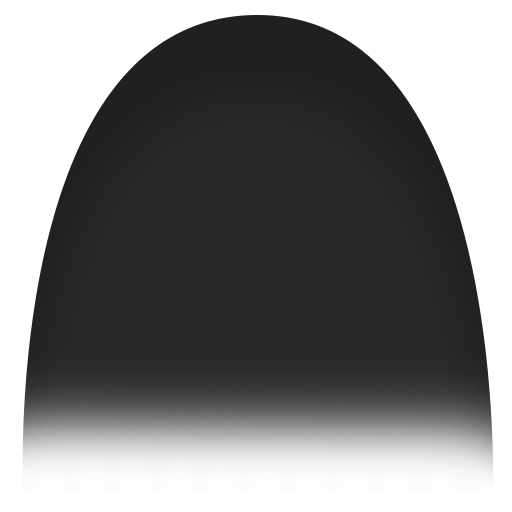
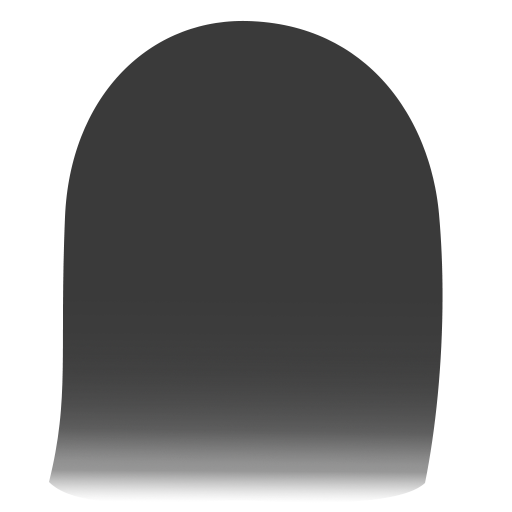
Layered file, before and after one edit (512×512). Changes by layer:
removed layer "Layer 1" over <box>22,15,494,493</box>
added layer "Layer 5 copy 4" above "Layer 5 copy 3" over <box>49,20,443,502</box>
